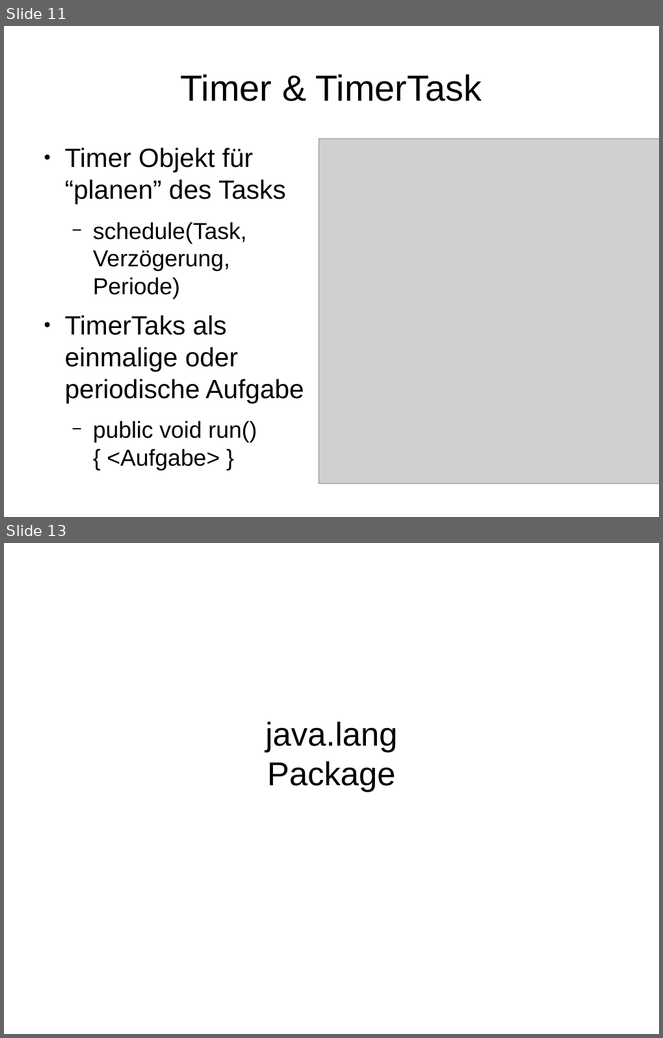
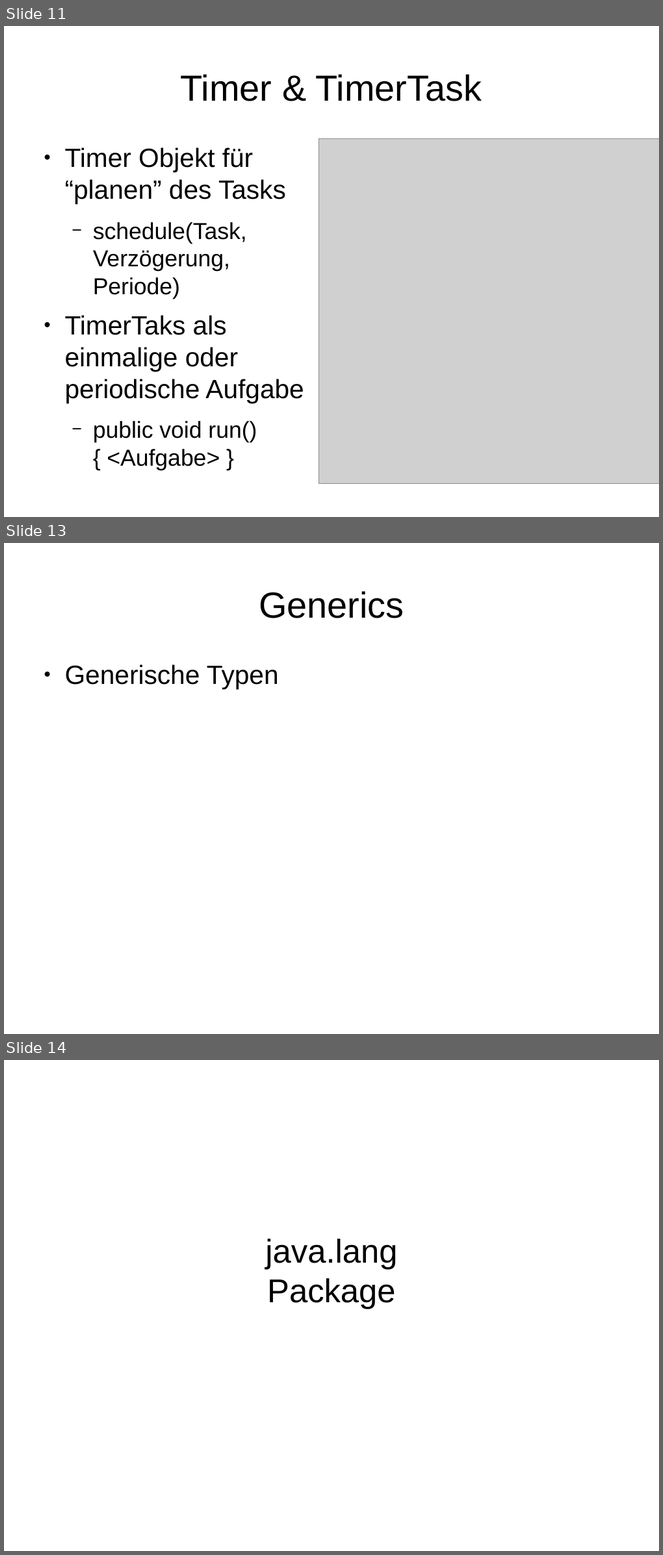
Before and after one commit to gormed/tutorium, a slide deck: Java_Documentation_Slides.odp. Shown one above the other, each under a label of ours: slides 11 and 13 before the commit, slides 11, 13 and 14 after it; the slides between them are not shown. The pictures are 663x1038 and 663x1555 pixels, drawn with LibreOffice and Linux fonts; fonts in the diff are those of the drawing; grey boxes stand for pictures. Boxes give left, top, right and bottom in pixels: in the first picture for what was removed or moved away, otherwise in the second. Text is boxed around its words. In the diff, an @@ line names an element or a change of style, - is before the commit and + after.

```diff
--- a/Java_Documentation_Slides.odp
+++ b/Java_Documentation_Slides.odp
@@ slide 13 added at box(4, 543, 659, 1034), background #FFFFFF @@
@@ title added at box(259, 591, 404, 618), 44 pt, text #000000 @@
+Generics
@@ text added at box(65, 665, 279, 689), 32 pt, text #000000 @@
+● Generische Typen
@@ what was slide 13 is now slide 14 @@
```
Also in this commit, not shown: 1 slide changed, 3 other slides added.
